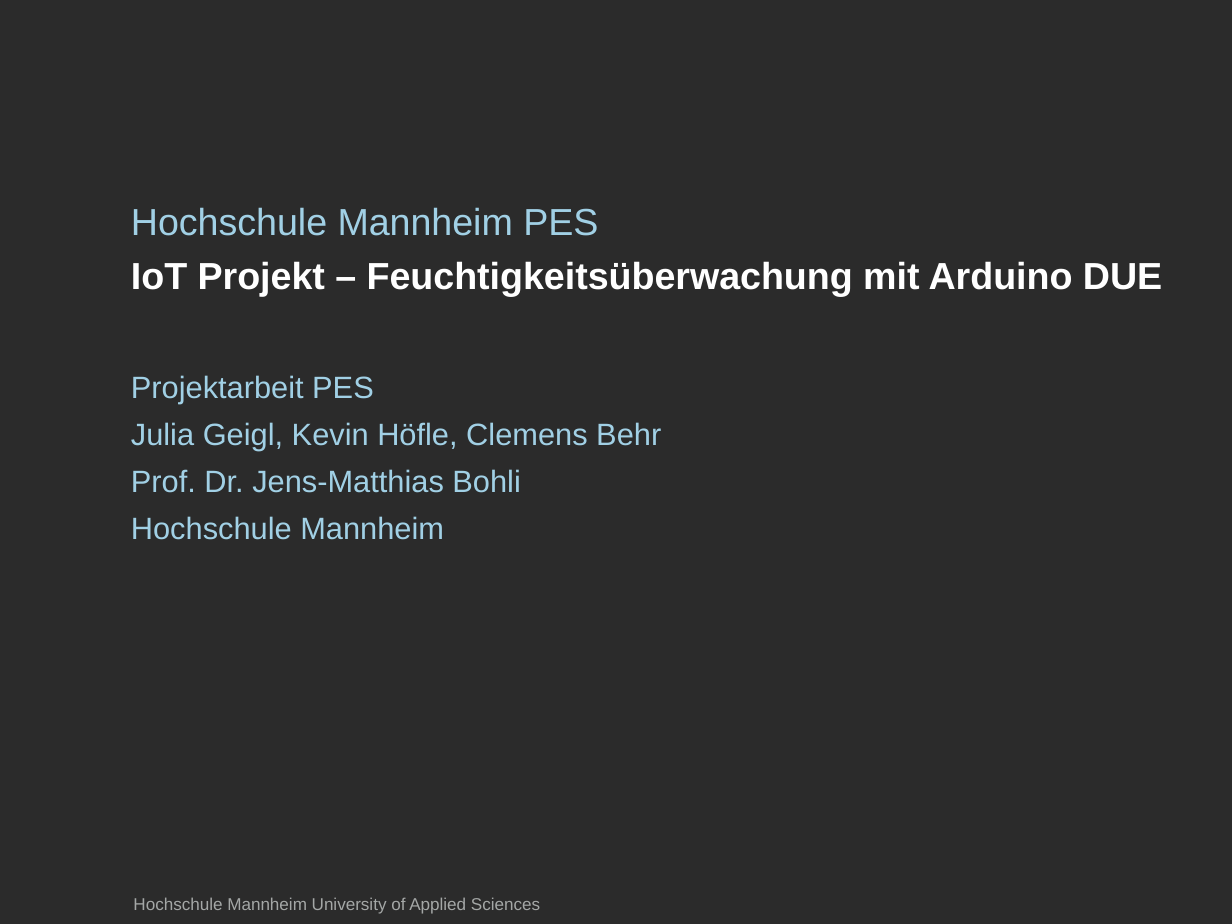
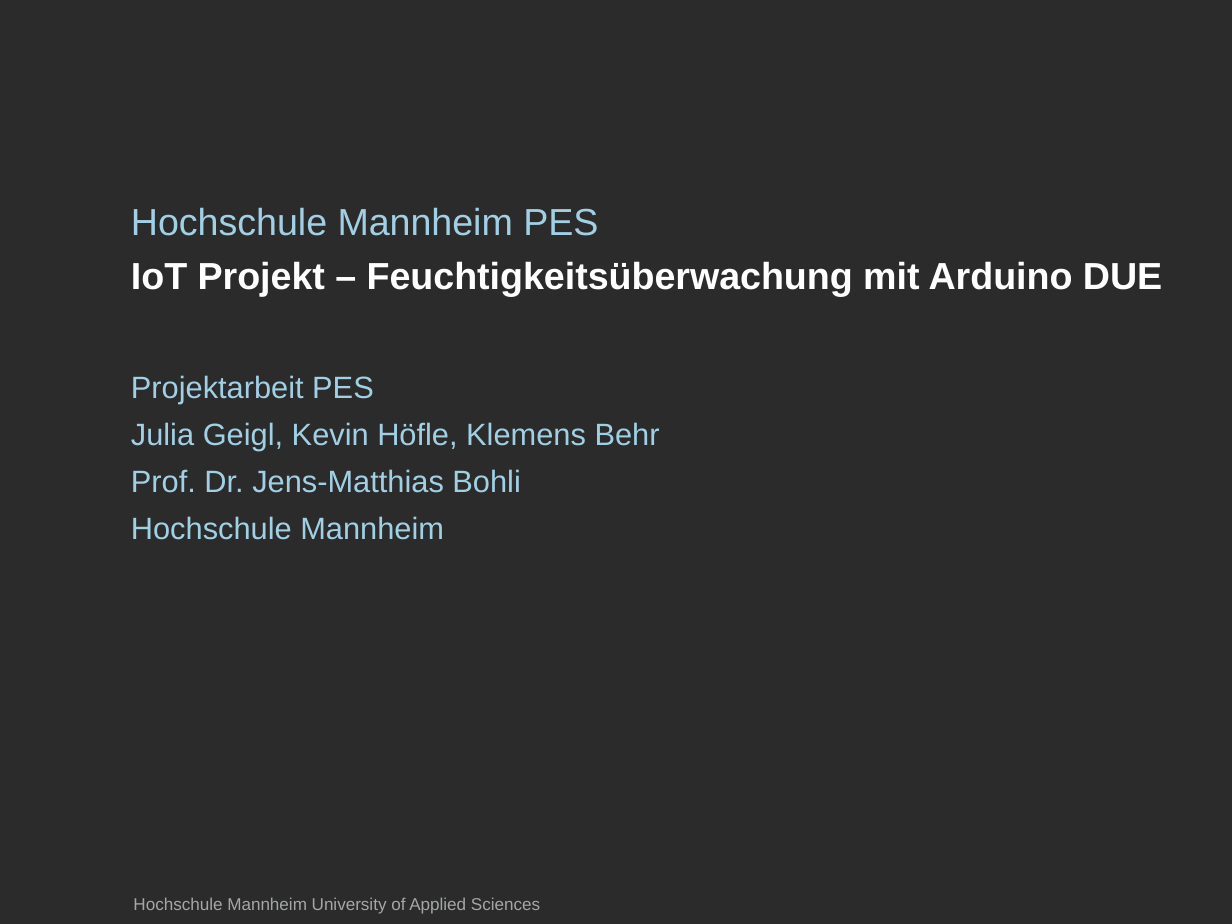
Before and after one commit to ProjektlaborEmbeddedSecurity/Presentation, a slide deck: slide 1 of PES_FH_VERS.pptx. Drawn at 1232x924 pixels with LibreOffice and Linux fonts; fonts in the diff are those of the drawing; background and template pictures are left out; a plain dark background stands for a picture behind light text. Boxes give left, top, right and bottom in pixels: in the first picture for what was removed or moved away, otherwise in the second. Text is boxed around its words. In the diff, an @@ line names an element or a change of style, - is before the commit and + after.

```diff
--- a/PES_FH_VERS.pptx
+++ b/PES_FH_VERS.pptx
@@ subtitle at <box>131,422,660,451</box>: text changed @@
-Julia Geigl, Kevin Höfle, Clemens Behr
+Julia Geigl, Kevin Höfle, Klemens Behr
```
Also in this commit, not shown: 44 other slides changed, 3 slides added, 1 slide removed.
